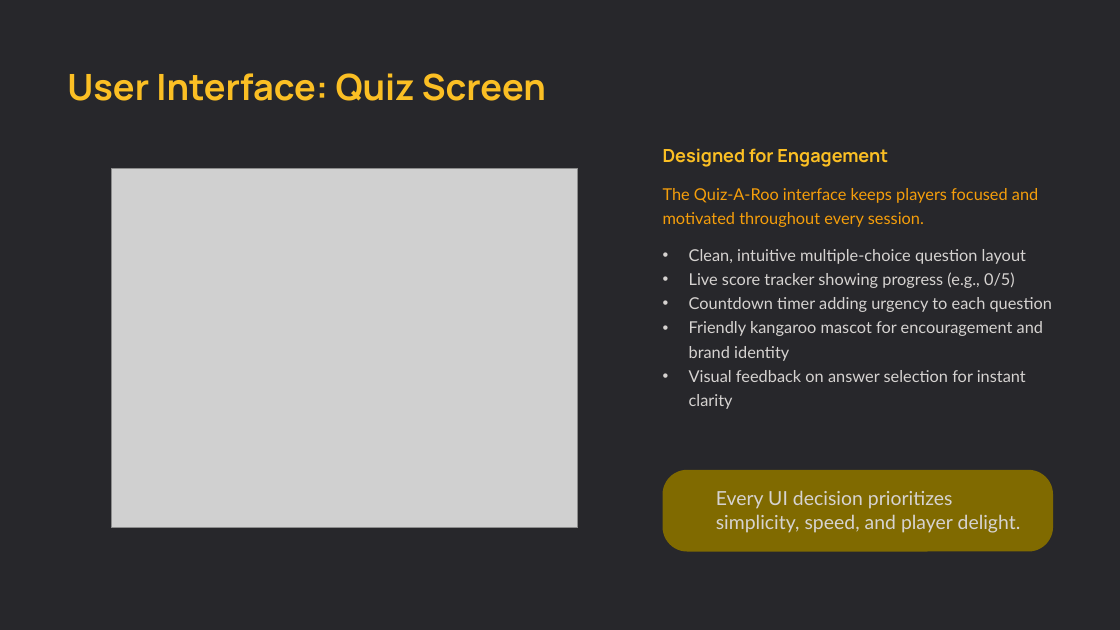
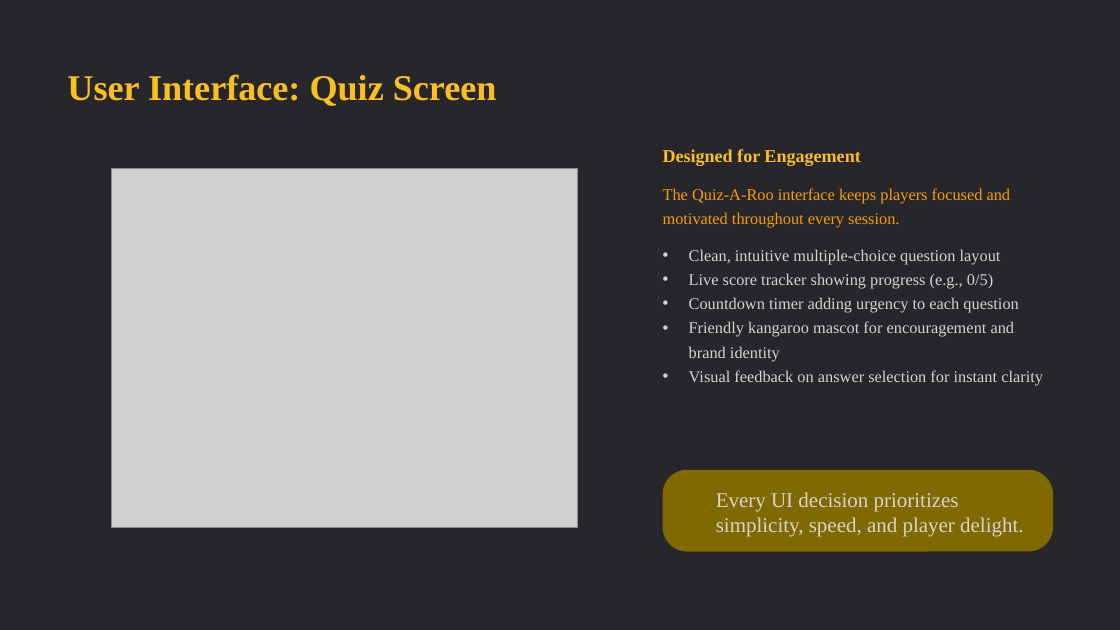
Before and after one commit to sameersyed17058-collab/Quiz-A-Roo, a slide deck: slide 12 of Quiz-A-Roo (1)-project-aligned.pptx (slide 10 before the commit). Drawn at 1120x630 pixels with LibreOffice and Linux fonts; fonts in the diff are those of the drawing; grey boxes stand for pictures; background and template pictures are left out. Boxes give left, top, right and bottom in pixels: in the first picture for what was removed or moved away, otherwise in the second. Text is boxed around its words. In the diff, an @@ line names an element or a change of style, - is before the commit and + after.

```diff
--- a/Quiz-A-Roo (1)-project-aligned.pptx
+++ b/Quiz-A-Roo (1)-project-aligned.pptx
@@ text "User Interface: Quiz Screen" at [67,74,497,106]: font Manrope to Times New Roman @@
@@ text "Designed for Engagement" at [663,149,860,166]: font Manrope to Times New Roman @@
@@ text "The Quiz-A-Roo interface keeps players ..." at [663,188,1011,228]: font Lato to Times New Roman @@
@@ text "Clean, intuitive multiple-choice question layout" at [689,249,1043,386]: font Lato to Times New Roman @@
@@ text "Every UI decision prioritizes simplicity, ..." at [716,492,1024,537]: size 16.6 to 18 pt, font Lato to Times New Roman @@
```
Also in this commit, not shown: 12 other slides changed, 5 slides added, 4 other files.
